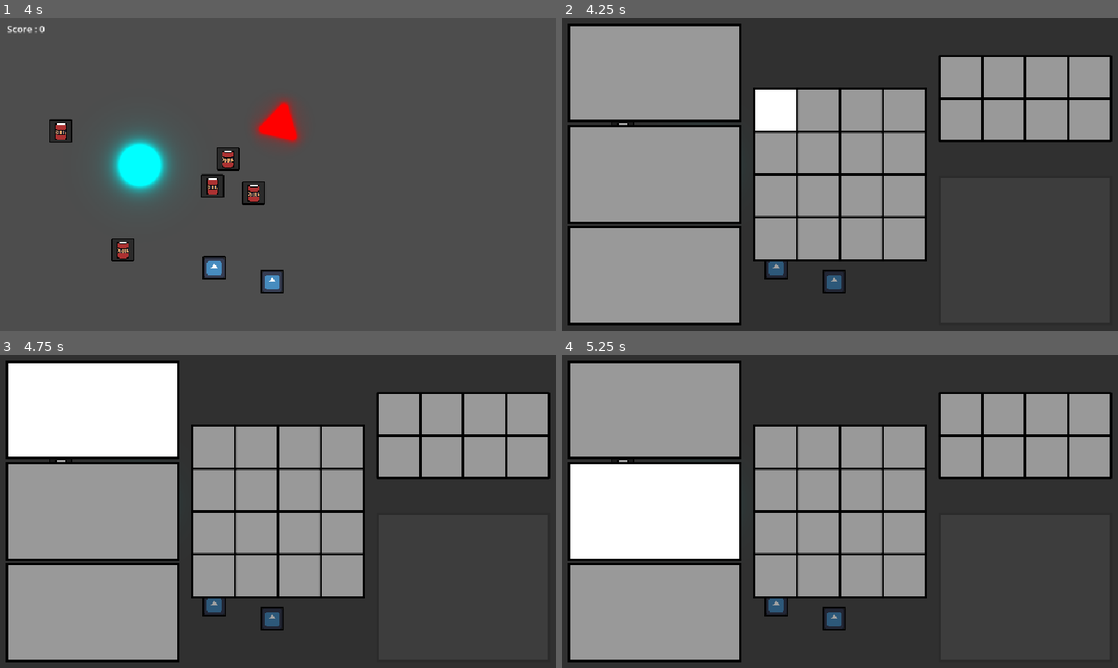
Above: before the commit, frames 1-4 (two rows, left to right).
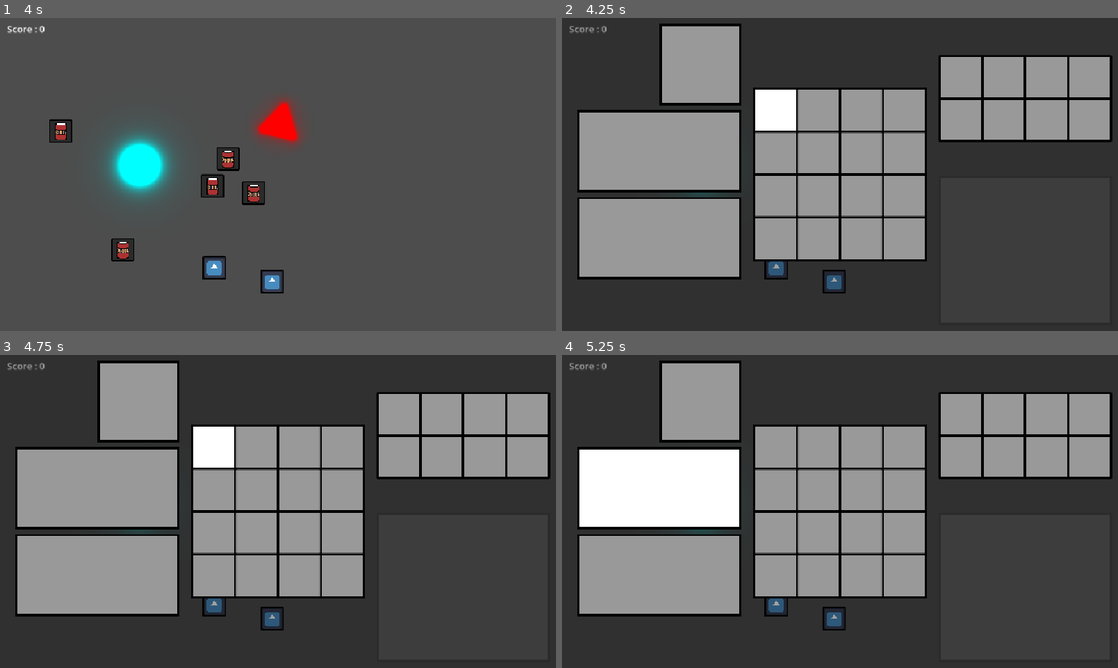
Above: after the commit, the same moments.

Repository: loco-choco/quantux-ui-experiment
Game: Godot game, scene res://main.tscn
Same seed, same stepped clock (60 frames per second), same inputs: the game is played once before the commit and once after it. The engine's default icon, where the game draws it, is replaced by a stand-in: a white triangle on a blue panel in a dark square.
Inputs (mouse positions are in pixels of both pictures, inside the frame that each line leads up to):
- Up to frame 1 (4 s): move the mouse to (400, 158) at 0.52 s; tap one key every 0.75 s from 0.6 s: E (pickup_item) Left (player_move_x_neg) Right (player_move_x_pos) Up (player_move_y_neg) Down (player_move_y_pos); click (400, 158) at 0.67 s; move the mouse to (166, 190) at 1.27 s; click (166, 190) at 1.42 s; move the mouse to (333, 105) at 2.02 s; click (333, 105) at 2.17 s; move the mouse to (250, 237) at 2.77 s; click (250, 237) at 2.92 s; move the mouse to (444, 221) at 3.52 s; click (444, 221) at 3.67 s
- Up to frame 2 (4.25 s): tap Space (hud_toggle_inventory) at 4.15 s
- Up to frame 3 (4.75 s): move the mouse to (94, 411) at 4.27 s; tap E (pickup_item) at 4.35 s; click (94, 411) at 4.42 s
- Up to frame 4 (5.25 s): right-click (656, 411) at 4.9 s; tap Enter at 5 s; move the mouse to (656, 511) at 5.02 s; tap Left (player_move_x_neg) at 5.1 s; click (656, 511) at 5.17 s

Frame 1 is identical in both runs. In frame 2, 13% of the frame differs, in the area x 1-33%, y 1-99%; in frame 3, 18%, in the area x 1-43%, y 1-99%; in frame 4, 16%.

Commit message:
rearrenged inventory ui

Diff:
--- a/inventories/grid/inventory.tscn
+++ b/inventories/grid/inventory.tscn
@@ -17,6 +17,8 @@
 border_width_right = 2
 border_width_bottom = 2
 border_color = Color(0, 0, 0, 1)
+
+[sub_resource type="StyleBoxEmpty" id="StyleBoxEmpty_2obg0"]
 
 [sub_resource type="StyleBoxEmpty" id="StyleBoxEmpty_07exs"]
 
@@ -80,35 +82,61 @@
 [node name="Equipment2" type="VBoxContainer" parent="PanelContainer/MarginContainer/HBoxContainer"]
 layout_mode = 2
 size_flags_horizontal = 3
+theme_override_constants/separation = 8
 alignment = 2
 
-[node name="PanelContainer" type="PanelContainer" parent="PanelContainer/MarginContainer/HBoxContainer/Equipment2"]
+[node name="AspectRatioContainer2" type="AspectRatioContainer" parent="PanelContainer/MarginContainer/HBoxContainer/Equipment2"]
+layout_mode = 2
+size_flags_vertical = 3
+alignment_horizontal = 2
+
+[node name="PanelContainer2" type="PanelContainer" parent="PanelContainer/MarginContainer/HBoxContainer/Equipment2/AspectRatioContainer2"]
 layout_mode = 2
 size_flags_vertical = 3
 theme_override_styles/panel = SubResource("StyleBoxFlat_yt8kk")
 
-[node name="WeaponSlot" parent="PanelContainer/MarginContainer/HBoxContainer/Equipment2/PanelContainer" instance=ExtResource("3_imxn7")]
-unique_name_in_owner = true
-layout_mode = 2
-infinity_size = true
-
-[node name="PanelContainer2" type="PanelContainer" parent="PanelContainer/MarginContainer/HBoxContainer/Equipment2"]
+[node name="ShieldSlot" parent="PanelContainer/MarginContainer/HBoxContainer/Equipment2/AspectRatioContainer2/PanelContainer2" instance=ExtResource("3_imxn7")]
+unique_name_in_owner = true
+layout_mode = 2
+infinity_size = true
+
+[node name="AspectRatioContainer" type="AspectRatioContainer" parent="PanelContainer/MarginContainer/HBoxContainer/Equipment2"]
+layout_mode = 2
+size_flags_vertical = 3
+ratio = 2.0
+alignment_horizontal = 2
+
+[node name="PanelContainer" type="PanelContainer" parent="PanelContainer/MarginContainer/HBoxContainer/Equipment2/AspectRatioContainer"]
 layout_mode = 2
 size_flags_vertical = 3
 theme_override_styles/panel = SubResource("StyleBoxFlat_yt8kk")
 
-[node name="InventorySlot3" parent="PanelContainer/MarginContainer/HBoxContainer/Equipment2/PanelContainer2" instance=ExtResource("3_imxn7")]
-layout_mode = 2
-infinity_size = true
-
-[node name="PanelContainer3" type="PanelContainer" parent="PanelContainer/MarginContainer/HBoxContainer/Equipment2"]
+[node name="WeaponSlot" parent="PanelContainer/MarginContainer/HBoxContainer/Equipment2/AspectRatioContainer/PanelContainer" instance=ExtResource("3_imxn7")]
+unique_name_in_owner = true
+layout_mode = 2
+infinity_size = true
+
+[node name="AspectRatioContainer3" type="AspectRatioContainer" parent="PanelContainer/MarginContainer/HBoxContainer/Equipment2"]
+layout_mode = 2
+size_flags_vertical = 3
+ratio = 2.0
+alignment_horizontal = 2
+
+[node name="PanelContainer3" type="PanelContainer" parent="PanelContainer/MarginContainer/HBoxContainer/Equipment2/AspectRatioContainer3"]
 layout_mode = 2
 size_flags_vertical = 3
 theme_override_styles/panel = SubResource("StyleBoxFlat_yt8kk")
 
-[node name="InventorySlot" parent="PanelContainer/MarginContainer/HBoxContainer/Equipment2/PanelContainer3" instance=ExtResource("3_imxn7")]
-layout_mode = 2
-infinity_size = true
+[node name="SideWeaponSlot" parent="PanelContainer/MarginContainer/HBoxContainer/Equipment2/AspectRatioContainer3/PanelContainer3" instance=ExtResource("3_imxn7")]
+unique_name_in_owner = true
+layout_mode = 2
+infinity_size = true
+
+[node name="HSeparator" type="HSeparator" parent="PanelContainer/MarginContainer/HBoxContainer/Equipment2"]
+layout_mode = 2
+size_flags_vertical = 3
+size_flags_stretch_ratio = 0.5
+theme_override_styles/separator = SubResource("StyleBoxEmpty_2obg0")
 
 [node name="VSeparator" type="VSeparator" parent="PanelContainer/MarginContainer/HBoxContainer"]
 layout_mode = 2
Not shown: 1 places in inventories/grid/inventory.tscn that only renumber resources
